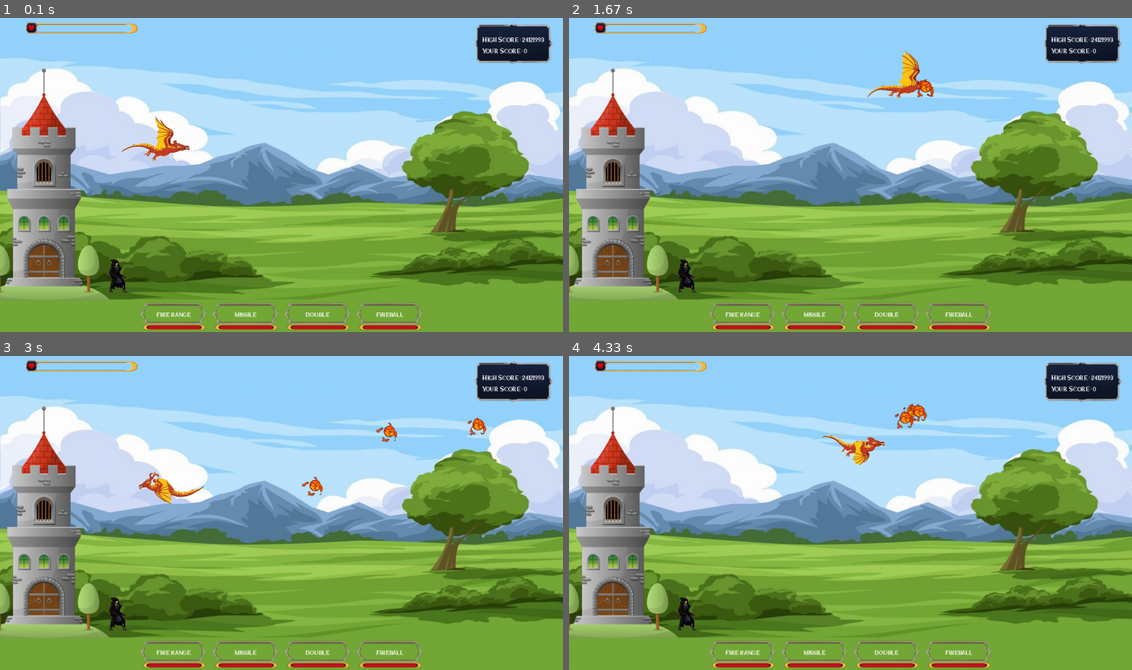
Above: before the commit, frames 1-4 (two rows, left to right).
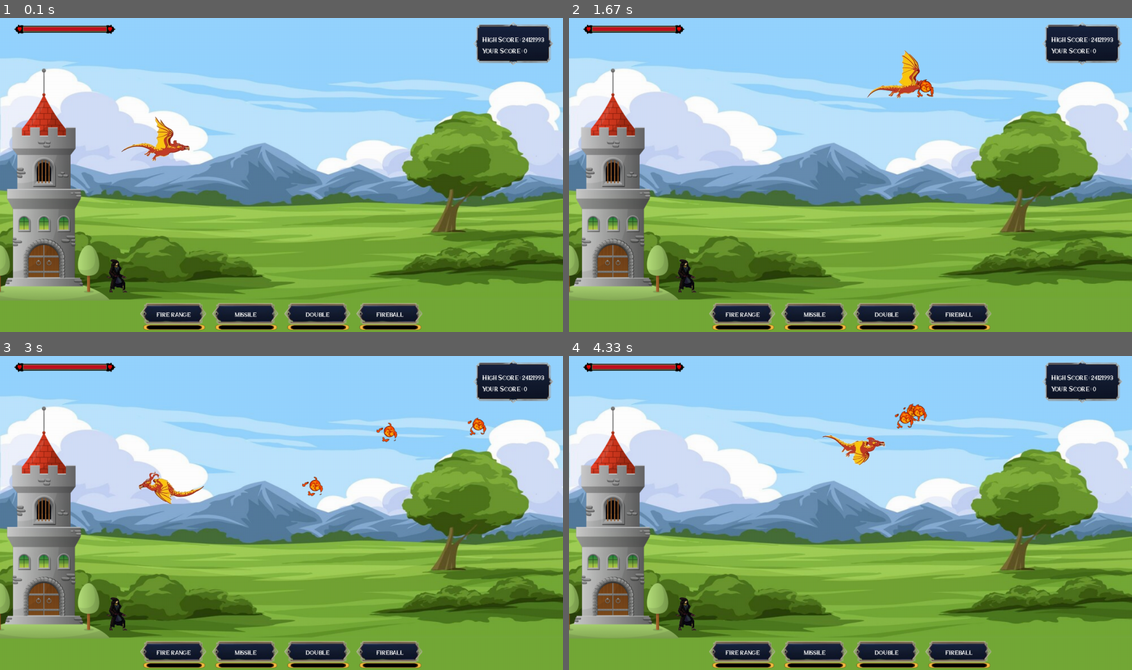
Above: after the commit, the same moments.

Repository: vanny-laure-lamorte/Shmup
Game: pygame game, started from main.py
Same seed, same stepped clock (60 frames per second), same inputs: the game is played once before the commit and once after it.
Inputs:
- Up to frame 1 (0.1 s): no input
- Up to frame 2 (1.67 s): hold Right 0.33-0.8 s; hold Up 0.88-1.18 s; hold Right from 1.22 s (still down); tap Space at 1.28, 1.58 s
- Up to frame 3 (3 s): release Right at 1.68 s; hold Left 1.72-2.25 s; tap Space at 1.78, 2.08, 2.35, 2.68, 2.98 s; hold Down 2.28-2.58 s; hold Left from 2.62 s (still down)
- Up to frame 4 (4.33 s): release Left at 3.02 s; hold Up 3.05-3.42 s; tap Space at 3.12, 3.52, 3.82, 4.18 s; hold Right 3.45-4.08 s; hold Down from 4.12 s (still down)

The runs differ from the first frame. In frame 1, 3.2% of the frame differs, in the area x 2-75%, y 1-100%; in frame 2, 3.2%; in frame 3, 3.2%; in frame 4, 3.2%.

Commit message:
[Modifier] la barre de vie

Diff:
--- a/src/gui/Game.py
+++ b/src/gui/Game.py
@@ -35,7 +35,8 @@
         self.img_not_center("Castle", -90, 115, 375, 515, self.img_castle)
 
         # Life
-        self.img_not_center("life", 50, 10, 258, 31, self.hp)
+        pygame.draw.rect(self.Window, self.red, (50, 20, 187, 15))
+        self.img_not_center("life", 15, 10, 258, 31, self.hp)
 
         # Score
         self.img_not_center("High Score", 1050, 10, 180, 99, self.rect_high_score)
@@ -44,22 +45,22 @@
 
         # Missile #160
         self.img_txt_hover("Missile","MISSILE", self.W//2-80, 660, 153, 57, self.rect_option, self.rect_option, self.font2, 13, self.white, self.W//2-80, 660)
-        pygame.draw.rect(self.Window, self.red, (485, 685, 120, 9))
+        pygame.draw.rect(self.Window, self.black, (485, 685, 120, 9))
         self.img_not_center("Life", 475, 680, 143, 18, self.life)
 
         # Double
         self.img_txt_hover("Double","DOUBLE", self.W//2+80, 660, 153, 57, self.rect_option, self.rect_option, self.font2, 13, self.white, self.W//2+80, 660)
-        pygame.draw.rect(self.Window, self.red, (645, 685, 120, 9))
+        pygame.draw.rect(self.Window, self.black, (645, 685, 120, 9))
         self.img_not_center("Life", 635, 680, 143, 18, self.life)
 
         # Fireball
         self.img_txt_hover("Fire","FIREBALL", self.W//2+240, 660, 153, 57, self.rect_option, self.rect_option, self.font2, 13, self.white, self.W//2+240, 660)
-        pygame.draw.rect(self.Window, self.red, (805, 685, 120, 9))
+        pygame.draw.rect(self.Window, self.black, (805, 685, 120, 9))
         self.img_not_center("Life", 795, 680, 143, 18, self.life)
 
         # Fire range
         self.img_txt_hover("Fire range","FIRE RANGE", self.W//2-240, 660, 153, 57, self.rect_option, self.rect_option, self.font2, 13, self.white, self.W//2-240, 660)
-        pygame.draw.rect(self.Window, self.red, (325, 685, 120, 9))
+        pygame.draw.rect(self.Window, self.black, (325, 685, 120, 9))
         self.img_not_center("Life", 315, 680, 143, 18, self.life)
 
 
Binary file changed: assets/image/game/game_hp.png
Binary file added: assets/image/game/game_hp1.png
Binary file changed: assets/image/game/game_rect.png
Binary file removed: assets/image/game/game_rect1.png
